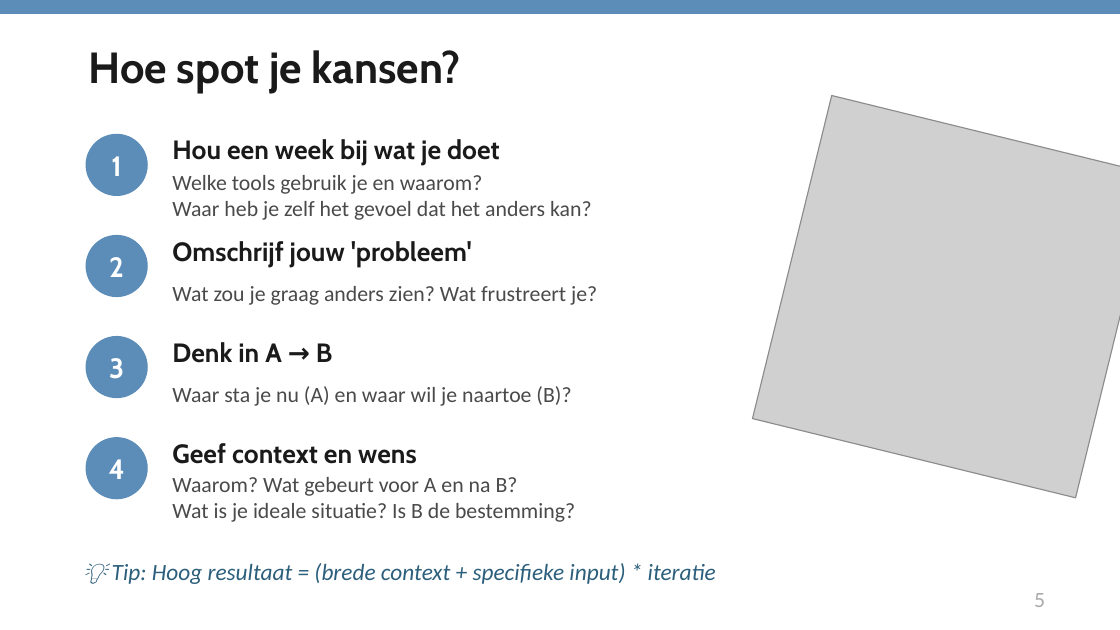
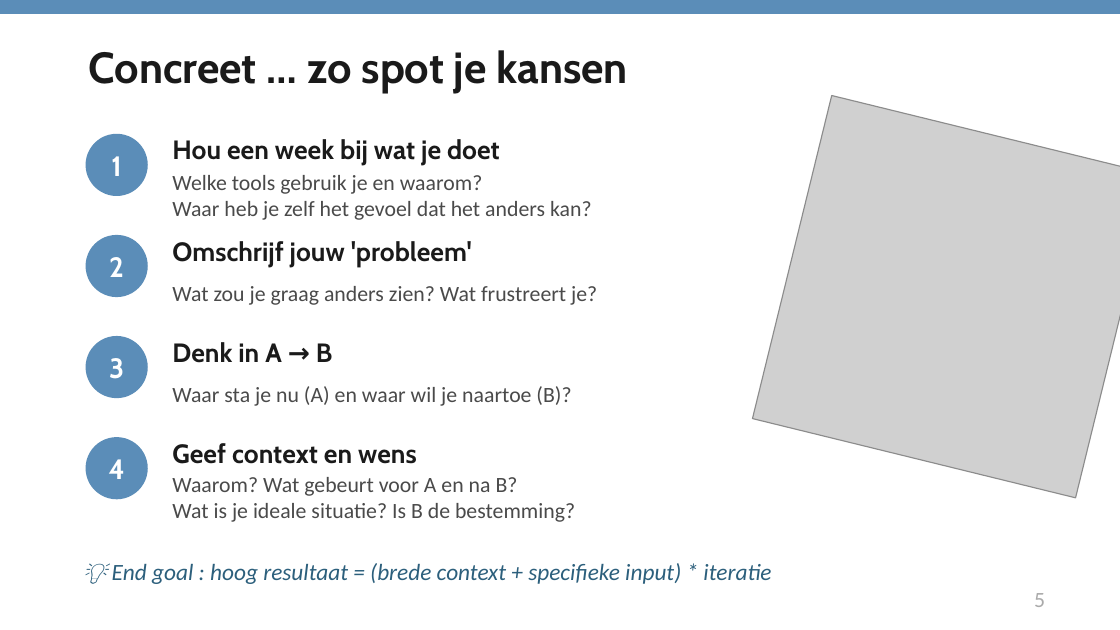
Before and after one commit to wimpierson/wim-claude-context, a slide deck: slide 7 of WWWim_Propositie.pptx (slide 9 before the commit). Drawn at 1120x630 pixels with LibreOffice and Linux fonts; fonts in the diff are those of the drawing; grey boxes stand for pictures. Boxes give left, top, right and bottom in pixels: in the first picture for what was removed or moved away, otherwise in the second. Text is boxed around its words. In the diff, an @@ line names an element or a change of style, - is before the commit and + after.

```diff
--- a/WWWim_Propositie.pptx
+++ b/WWWim_Propositie.pptx
@@ text at bbox=[89, 50, 628, 93]: text changed @@
-Hoe spot je kansen?
+Concreet … zo spot je kansen
@@ text at bbox=[112, 563, 771, 584]: text changed @@
-💡 Tip: Hoog resultaat = (brede context + specifieke input) * iteratie
+💡 End goal : hoog resultaat = (brede context + specifieke input) * iteratie
```
Also in this commit, not shown: 12 other slides changed, 1 slide added.
